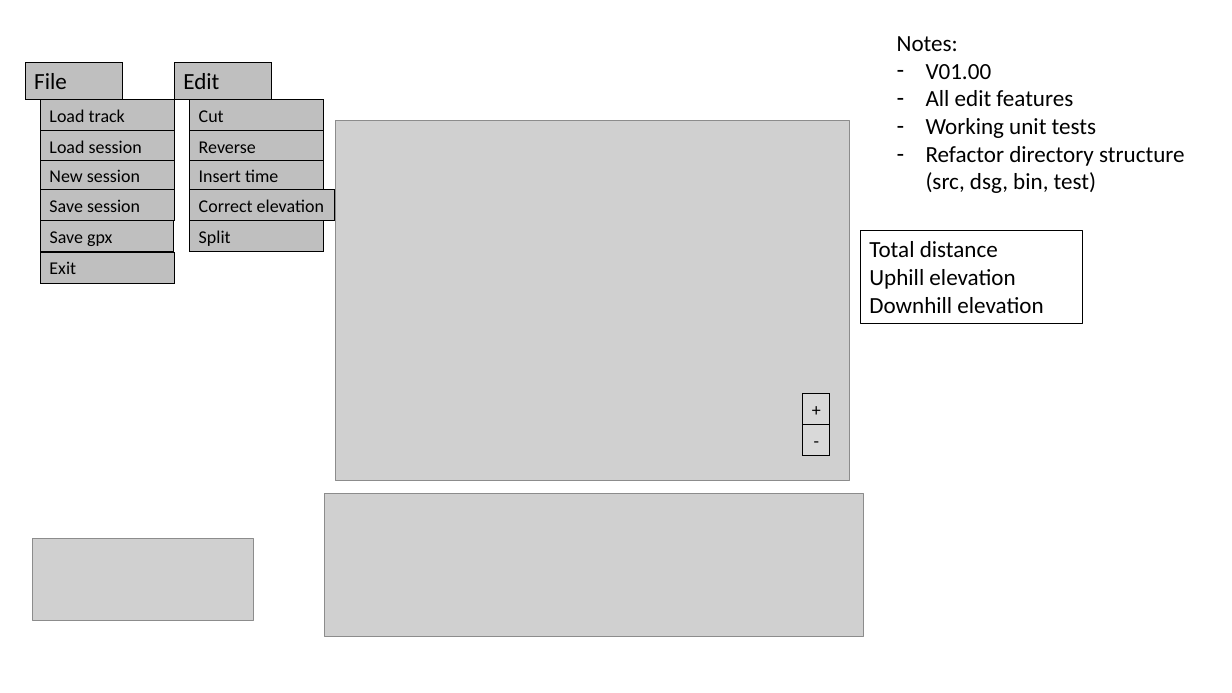
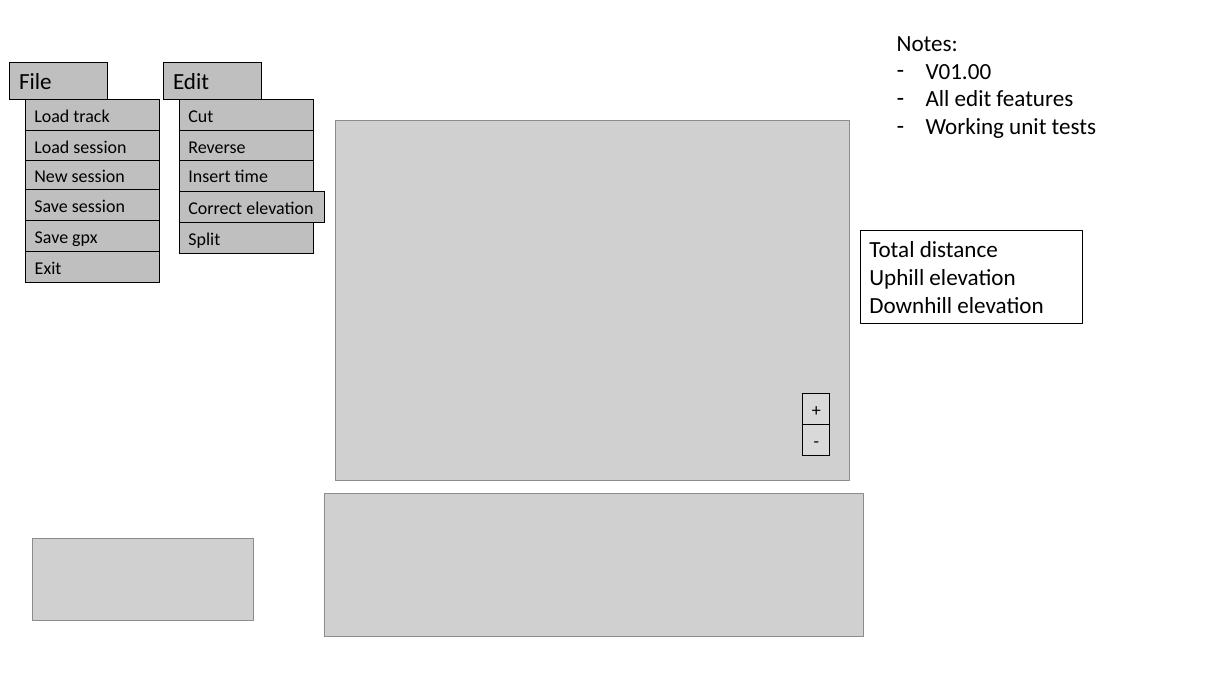
Before and after one commit to TrackEditor/TrackEditor, a slide deck: slide 11 of gui_design.pptx. Drawn at 1232x693 pixels with LibreOffice and Linux fonts; fonts in the diff are those of the drawing; grey boxes stand for pictures. Boxes give left, top, right and bottom in pixels: in the first picture for what was removed or moved away, otherwise in the second. Text is boxed around its words. In the diff, an @@ line names an element or a change of style, - is before the commit and + after.

```diff
--- a/gui_design.pptx
+++ b/gui_design.pptx
@@ text at box(926, 146, 1184, 193): paragraph removed @@
-– Refactor directory structure (src, dsg, bin, test)
@@ 7 rectangles: place and size @@
-7 rectangles at box(25, 63, 175, 284)
+7 rectangles at box(10, 63, 160, 284)
@@ 6 rectangles: place and size @@
-6 rectangles at box(175, 63, 335, 252)
+6 rectangles at box(165, 63, 324, 254)
```
Also in this commit, not shown: 2 other slides changed.
